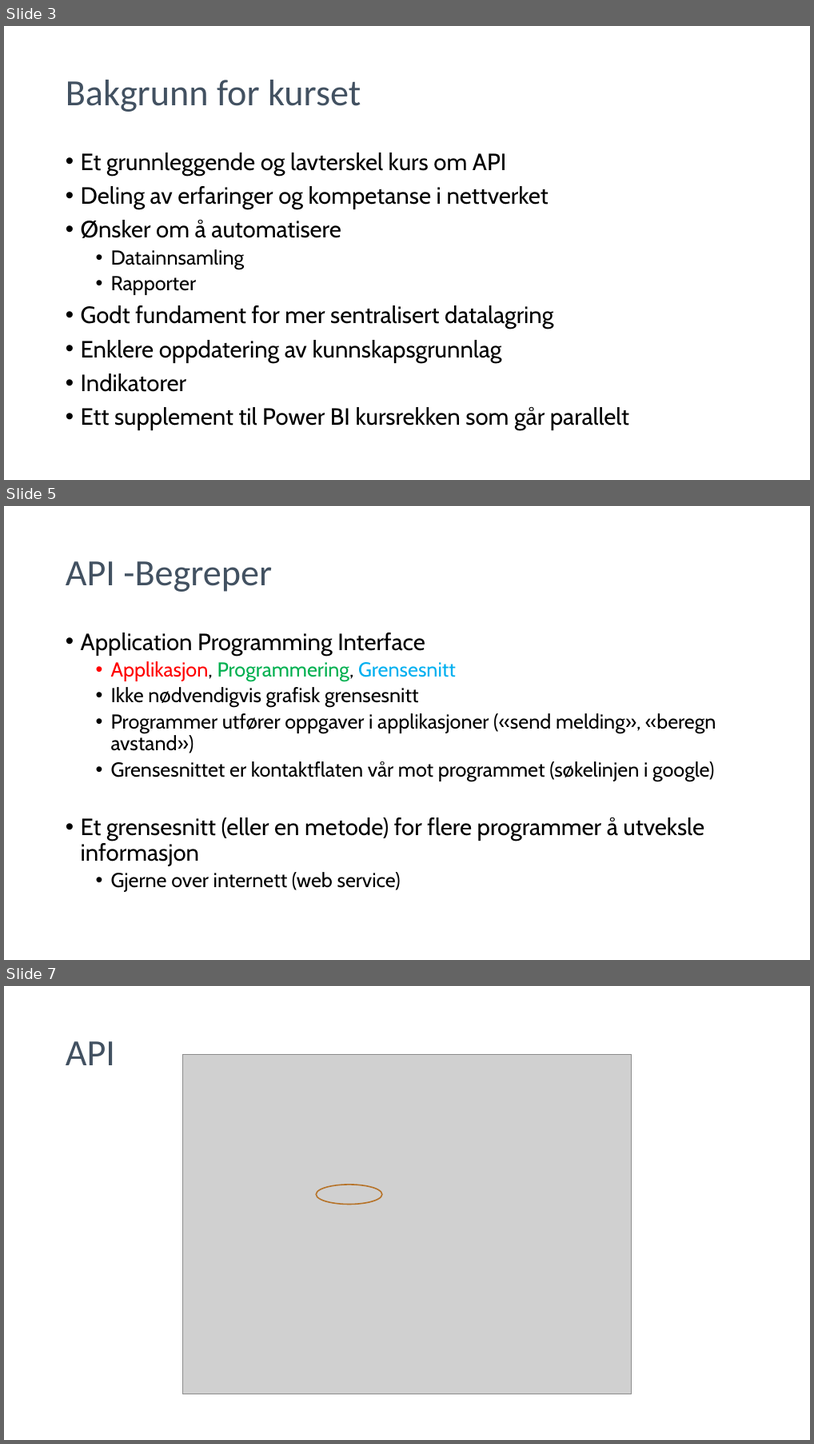
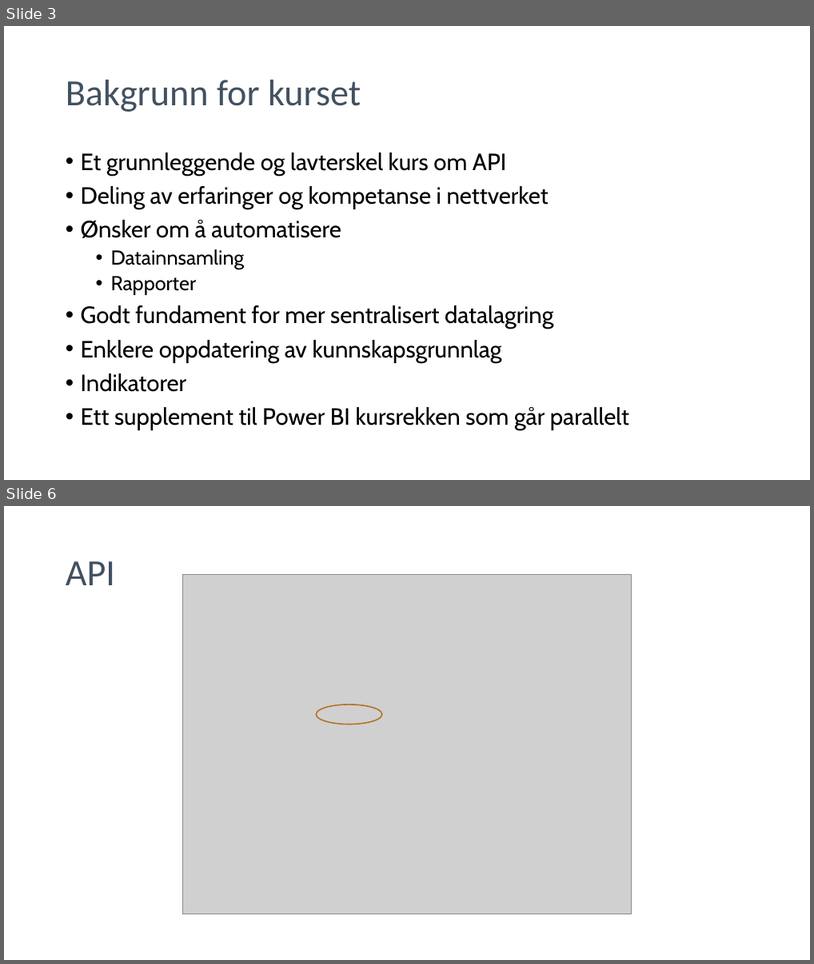
Before and after one commit to pandaAPIkurs/kursdata, a slide deck: Trinn2.pptx. Shown one above the other, each under a label of ours: slides 3, 5 and 7 before the commit, slides 3 and 6 after it; the slides between them are not shown. The pictures are 814x1444 and 814x964 pixels, drawn with LibreOffice and Linux fonts; fonts in the diff are those of the drawing; grey boxes stand for pictures; background and template pictures are left out. Boxes give left, top, right and bottom in pixels: in the first picture for what was removed or moved away, otherwise in the second. Text is boxed around its words. In the diff, an @@ line names an element or a change of style, - is before the commit and + after.

```diff
--- a/Trinn2.pptx
+++ b/Trinn2.pptx
@@ slide 5 removed at (4,506,810,960), background #FFFFFF @@
@@ title removed at (66,561,272,592) @@
-API -Begreper
@@ text removed at (81,632,716,892) @@
-• Application Programming Interface
-  • Applikasjon, Programmering, Grensesnitt
-  • Ikke nødvendigvis grafisk grensesnitt
-  • Programmer utfører oppgaver i applikasjoner («send melding», «beregn avstand»)
-  • Grensesnittet er kontaktflaten vår mot programmet (søkelinjen i google)
-• Et grensesnitt (eller en metode) for flere programmer å utveksle informasjon
-  • Gjerne over internett (web service)
@@ what was slide 7 is now slide 6 @@
```
Also in this commit, not shown: 6 slides changed, 7 slides added, 3 other slides removed, 5 other files.
